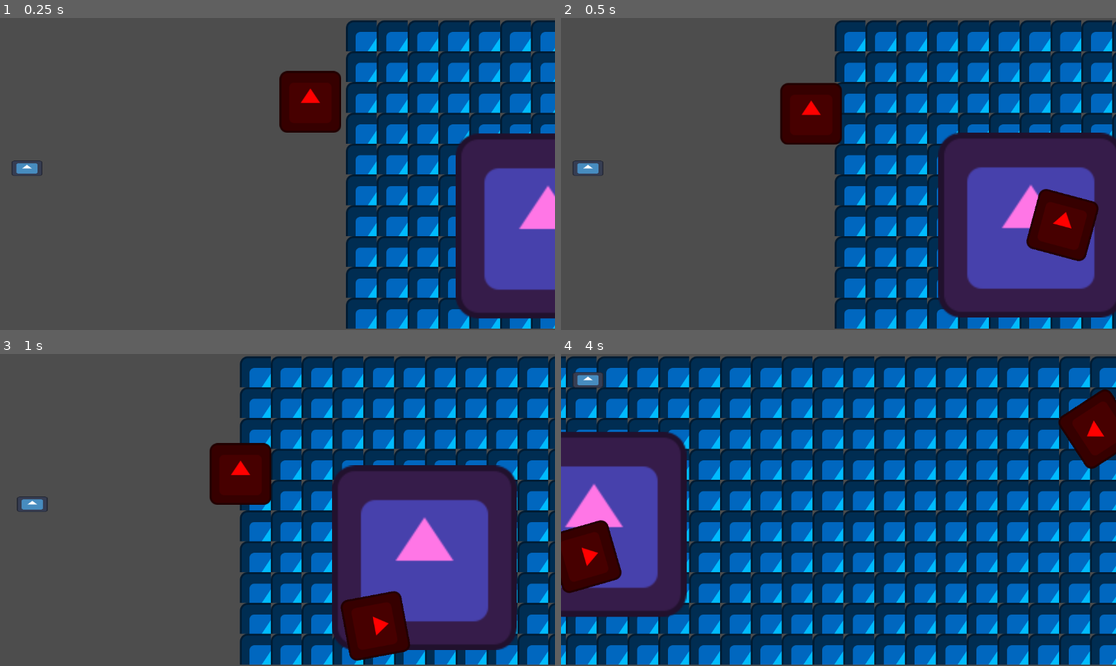
Above: before the commit, frames 1-4 (two rows, left to right).
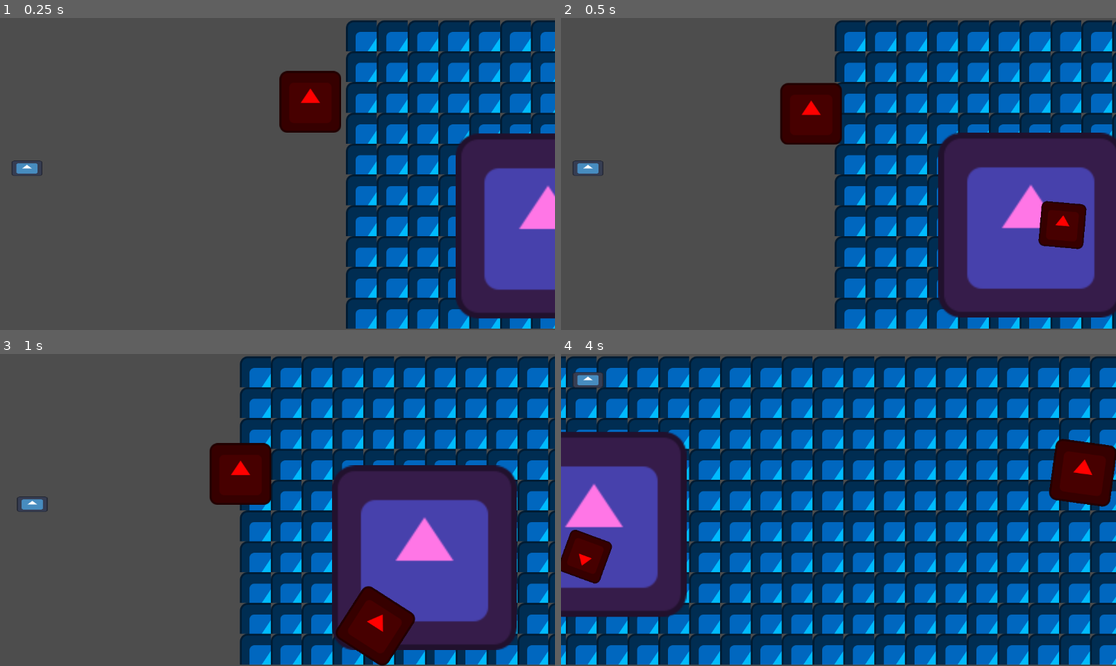
Above: after the commit, the same moments.

Repository: UHSGDC/alfred-the-dipping-bird
Game: Godot game, scene res://scenes/midwest/midwest_minigame.tscn
The game is run twice, just before and just after one commit, with the same random seed, the same clock (stepped at 60 frames per second) and the same inputs. The project has no main scene, so this scene is started directly. The engine's default icon, where the game draws it, is replaced by a stand-in: a white triangle on a blue panel in a dark square.
Inputs:
- Up to frame 1 (0.25 s): no input
- Up to frame 2 (0.5 s): no input
- Up to frame 3 (1 s): tap Enter (minigame_tester_reinstance) at 0.5 s; hold D (right) from 0.53 s (still down); tap Space (interact) at 0.6 s
- Up to frame 4 (4 s): release D (right) at 1.28 s; hold S (down) 1.28-2.03 s; tap Backspace (minigame_tester_end) at 1.35 s; hold D (right) 2.03-2.78 s; hold Enter (minigame_tester_reinstance) 2.03-2.78 s; hold W (up) 2.78-3.53 s; tap Space (interact) at 2.85 s; hold A (left) from 3.53 s (still down); hold Backspace (minigame_tester_end) from 3.53 s (still down)

Frame 1 is identical in both runs. In frame 2, 1.2% of the frame differs, in the area x 83-97%, y 54-78%; in frame 3, 0.8%; in frame 4, 4.2%, in the area x 0-100%, y 11-77%.

Commit message:
Obstacle scaling in tornadoes +Adjusted torque
- Torque exponent is now a variable
- Added comments to tornado script
- Pulled obstacles are scaled based off their proximity to the center of the tornado
- Replaced all "object" with "obstacle" in tornado script to unify naming
- Tornado spins objects clockwise

Diff:
--- a/scenes/midwest/obstacle.tscn
+++ b/scenes/midwest/obstacle.tscn
@@ -1,9 +1,10 @@
-[gd_scene load_steps=4 format=3 uid="uid://dff0mufl3ilgk"]
+[gd_scene load_steps=5 format=3 uid="uid://dff0mufl3ilgk"]
 
+[ext_resource type="Script" path="res://scripts/midwest/obstacle.gd" id="1_3i05b"]
 [ext_resource type="Texture2D" uid="uid://3ttwa7rolvit" path="res://icon.svg" id="1_b2fof"]
 
 [sub_resource type="PhysicsMaterial" id="PhysicsMaterial_un8ei"]
-bounce = 0.7
+bounce = 0.5
 
 [sub_resource type="RectangleShape2D" id="RectangleShape2D_gnu5j"]
 size = Vector2(128, 128)
@@ -12,6 +13,7 @@
 collision_layer = 3
 physics_material_override = SubResource("PhysicsMaterial_un8ei")
 angular_damp = 0.1
+script = ExtResource("1_3i05b")
 
 [node name="Sprite2D" type="Sprite2D" parent="."]
 modulate = Color(1, 0, 0, 1)
--- /dev/null
+++ b/scripts/midwest/obstacle.gd
@@ -0,0 +1,16 @@
+extends RigidBody2D
+
+@onready var sprite: Sprite2D = $Sprite2D
+@onready var collision_shape: CollisionShape2D = $CollisionShape2D
+@onready var inital_sprite_scale: Vector2 = sprite.scale
+@onready var inital_shape_size: Vector2 = collision_shape.shape.size
+
+func _ready() -> void:
+	# Makes sure that each obstacle has its own unique collision shape
+	collision_shape.shape = RectangleShape2D.new()
+	collision_shape.shape.size = inital_shape_size
+
+## Scales the obstacle's sprite and collision shape by the value given. A value of 1 will set the scale to the initial. This may need a more permanent solution to deal with other shapes besides rectangles
+func set_obstacle_scale(value: float) -> void:
+	sprite.scale = inital_sprite_scale * value
+	collision_shape.shape.size = inital_shape_size * value
--- a/scripts/midwest/tornado.gd
+++ b/scripts/midwest/tornado.gd
@@ -4,15 +4,26 @@
 ## Speed in pixels
 @export var path_follow_speed: float
 
-## The value that the linear velocity is multiplied by to get the impulse that is applied on the body when the tornado releases that body
+## Multiplier of force applied tangent to the vector between the tornado center and obstacle.
 @export var force_vel_multiplier: float = 1.0
+
+## Minimum scale of obstacles for obstacles in tornado. obstacles are scaled between this value and 1
+@export_range(0,1) var minimum_scale: float = 0.5
+
+## Multiplier of (velocity.length_squared() ^ torque_vel_exponent). Changes how much overall torque is applied. Applied after torque_vel_exponent.
 @export var torque_vel_multiplier: float = 20
-## Time before an additional force is applied on the object (in ms)
+
+## Exponent that is put on the magnitude of the linear velocity squared. Used in conjunction with torque_vel_multiplier. Change how much velocity impacts the torque. Applied before torque_vel_multiplier.
+@export var torque_vel_exponent: float = 0.4
+
+## Time before an additional force is applied on the obstacle (in ms)
 @export var time_before_force: float = 1000
 
 # Pixel offset
 var current_path_offset: float = 0
-var pulled_objects: Array[PulledObstacle]
+var pulled_obstacles: Array[PulledObstacle]
+
+@onready var collision_shape: CollisionShape2D = $CollisionShape2D
 
 
 #func _ready() -> void:
@@ -24,23 +35,32 @@
 	if path:
 		current_path_offset += path_follow_speed * delta
 		global_position = path.curve.sample_baked(current_path_offset) + path.global_position
-	for object in pulled_objects:
-		object.body.apply_torque(object.body.linear_velocity.length() * torque_vel_multiplier)
-		if object.get_time_since_pulled() > time_before_force:
-			var perpindicular_to_tangent: Vector2 = global_position.direction_to(object.body.global_position)
+	for obstacle in pulled_obstacles:
+		# Scale based on proximity to tornado
+		var dist := global_position.distance_to(obstacle.body.global_position)
+		obstacle.body.set_obstacle_scale(remap(min(dist / collision_shape.shape.radius, 1), 0, 1, minimum_scale, 1))
+
+
+		# Rotate obstacle based on its velocity. The decimal number
+		obstacle.body.apply_torque(obstacle.body.linear_velocity.length_squared() ** torque_vel_exponent * torque_vel_multiplier)
+		# Apply an extra force
+		if obstacle.get_time_since_pulled() > time_before_force:
+			var perpindicular_to_tangent: Vector2 = global_position.direction_to(obstacle.body.global_position)
 			var tangent: Vector2 = perpindicular_to_tangent.rotated(PI / 2) # rotate that by 90 to get tangent
-			object.body.apply_central_force(tangent * object.body.linear_velocity.length() * force_vel_multiplier)
+			obstacle.body.apply_central_force(tangent * obstacle.body.linear_velocity.length() * force_vel_multiplier)
+
 
 
 func _on_body_entered(body: Node2D) -> void:
 	if body is RigidBody2D:
-		pulled_objects.append(PulledObstacle.new(body))
+		pulled_obstacles.append(PulledObstacle.new(body))
 
 
 func _on_body_exited(body: Node2D) -> void:
-	for i in pulled_objects.size():
-		if pulled_objects[i].body == body:
-			pulled_objects.remove_at(i)
+	for i in pulled_obstacles.size():
+		if pulled_obstacles[i].body == body:
+			pulled_obstacles[i].body.set_obstacle_scale(1)
+			pulled_obstacles.remove_at(i)
 			return
 
 
